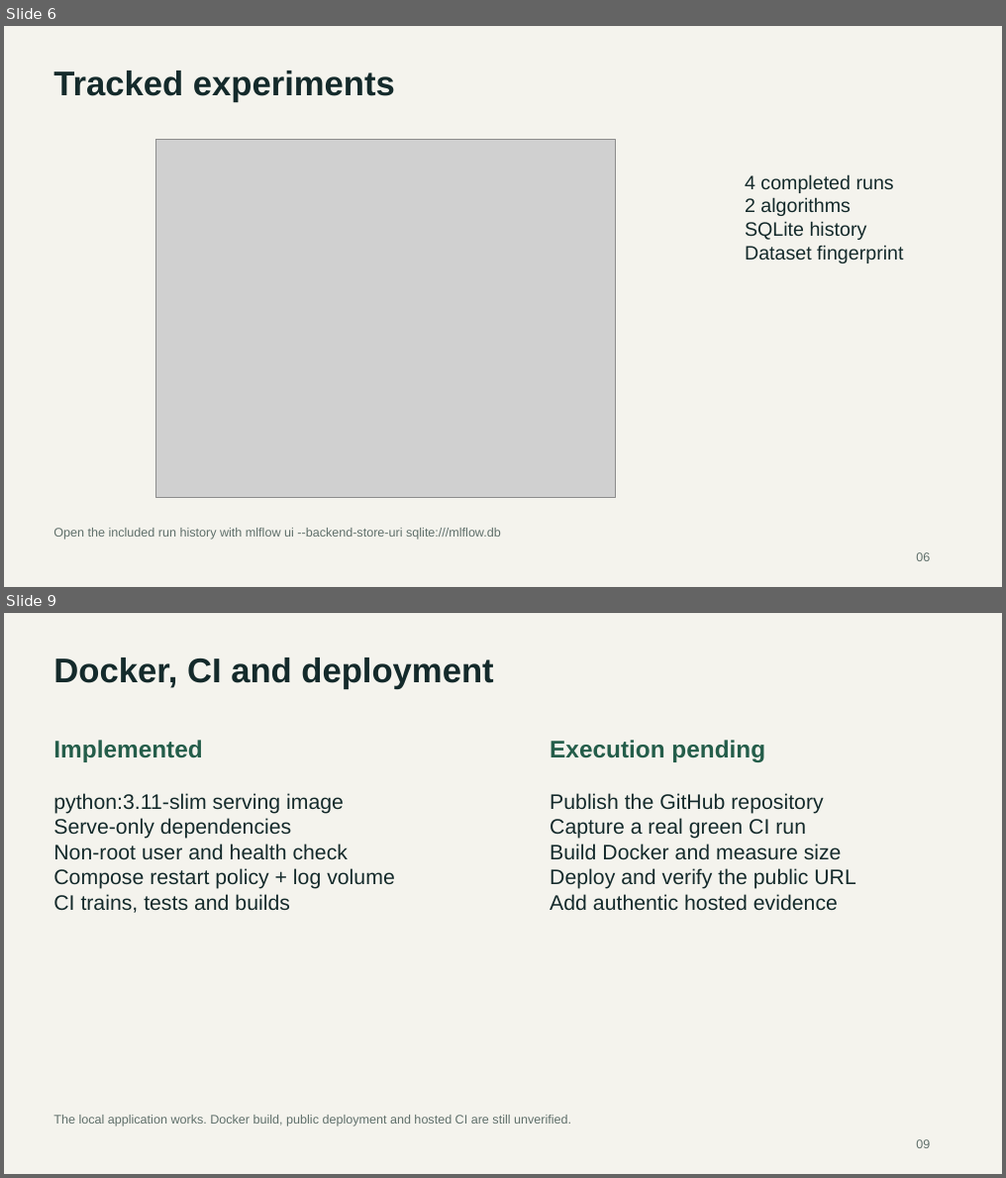
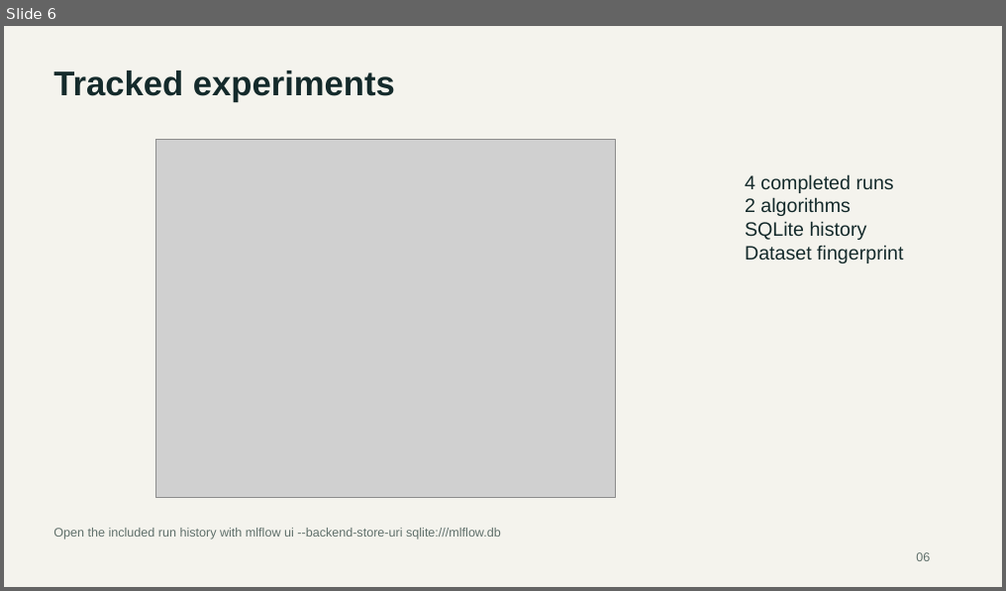
Before and after one commit to Puneet-gulia/loan-approval-mlops, a slide deck: docs/Loan_Approval_Presentation.pptx. Shown one above the other, each under a label of ours: slides 6 and 9 before the commit, slide 6 after it; the slides between them are not shown. The pictures are 1006x1178 and 1006x591 pixels, drawn with LibreOffice and Linux fonts; fonts in the diff are those of the drawing; grey boxes stand for pictures. Boxes give left, top, right and bottom in pixels: in the first picture for what was removed or moved away, otherwise in the second. Text is boxed around its words. In the diff, an @@ line names an element or a change of style, - is before the commit and + after.

```diff
--- a/docs/Loan_Approval_Presentation.pptx
+++ b/docs/Loan_Approval_Presentation.pptx
@@ slide 9 removed at (4,613,1002,1174), background #F4F3ED @@
@@ text removed at (54,658,493,690) @@
-Docker, CI and deployment
@@ text removed at (54,740,202,762) @@
-Implemented
@@ text removed at (549,740,765,762) @@
-Execution pending
@@ text removed at (54,793,395,913) @@
-python:3.11-slim serving image
-Serve-only dependencies
-Non-root user and health check
-Compose restart policy + log volume
-CI trains, tests and builds
@@ text removed at (549,793,856,911) @@
-Publish the GitHub repository
-Capture a real green CI run
-Build Docker and measure size
-Deploy and verify the public URL
-Add authentic hosted evidence
@@ text removed at (54,1115,571,1127) @@
-The local application works. Docker build, public deployment and hosted CI are still unverified.
@@ text removed at (916,1140,930,1149) @@
-09
```
Also in this commit, not shown: 4 slides changed, 1 slide added, 1 other file.
